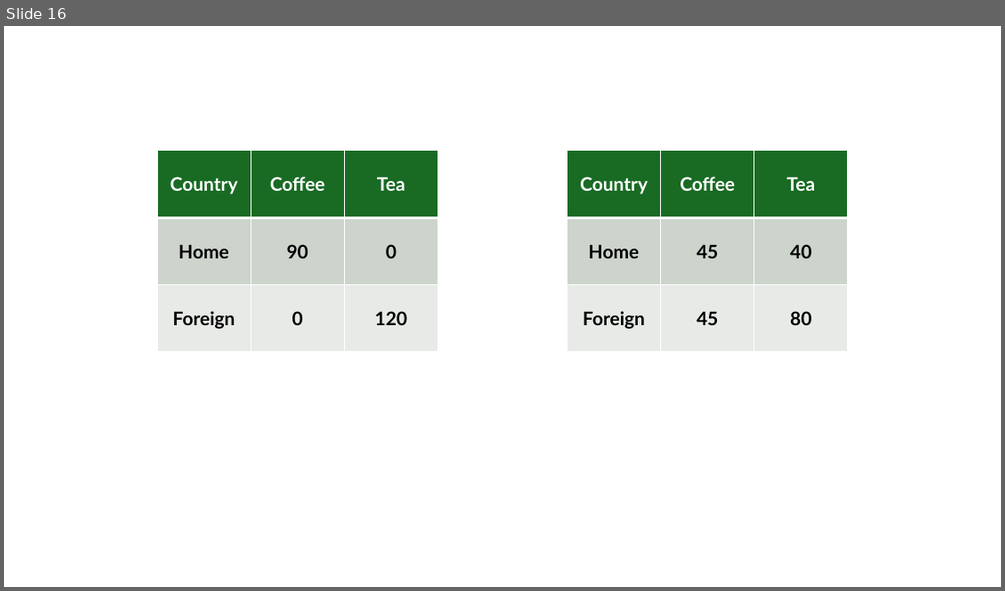
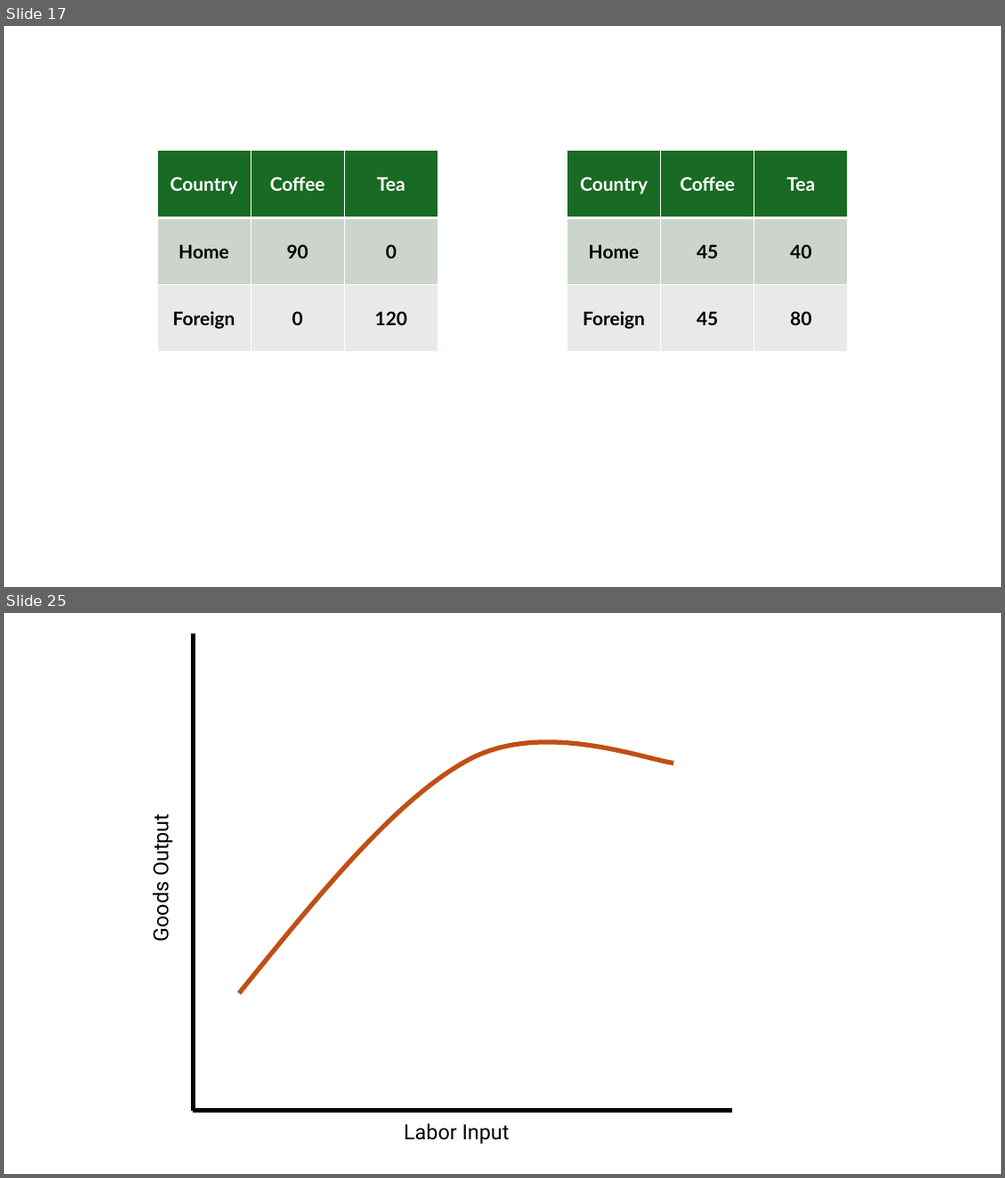
Before and after one commit to jrojas1003/EC-380-Intl-Econ-Issues, a slide deck: Slides/graph-creator.pptx. Shown one above the other, each under a label of ours: slide 16 before the commit, slides 17 and 25 after it; the slides between them are not shown. The pictures are 1005x591 and 1005x1178 pixels, drawn with LibreOffice and Linux fonts; fonts in the diff are those of the drawing. Boxes give left, top, right and bottom in pixels: in the first picture for what was removed or moved away, otherwise in the second. Text is boxed around its words. In the diff, an @@ line names an element or a change of style, - is before the commit and + after.

```diff
--- a/Slides/graph-creator.pptx
+++ b/Slides/graph-creator.pptx
@@ slide 25 added at (4, 613, 1001, 1174), background #FFFFFF @@
@@ line added from (194, 633) to (194, 1111), #000000 4.5 pt @@
@@ freeform shape added at (239, 742, 673, 994), outline #C04F15 4.5 pt @@
@@ text added at (146, 821, 174, 941), 20 pt, text #000000 @@
+Goods Output
@@ line added from (732, 1111) to (193, 1111), #000000 4.5 pt @@
@@ text added at (404, 1123, 510, 1143), 20 pt, text #000000 @@
+Labor Input
@@ what was slide 16 is now slide 17 @@
```
Also in this commit, not shown: 8 other slides added.
